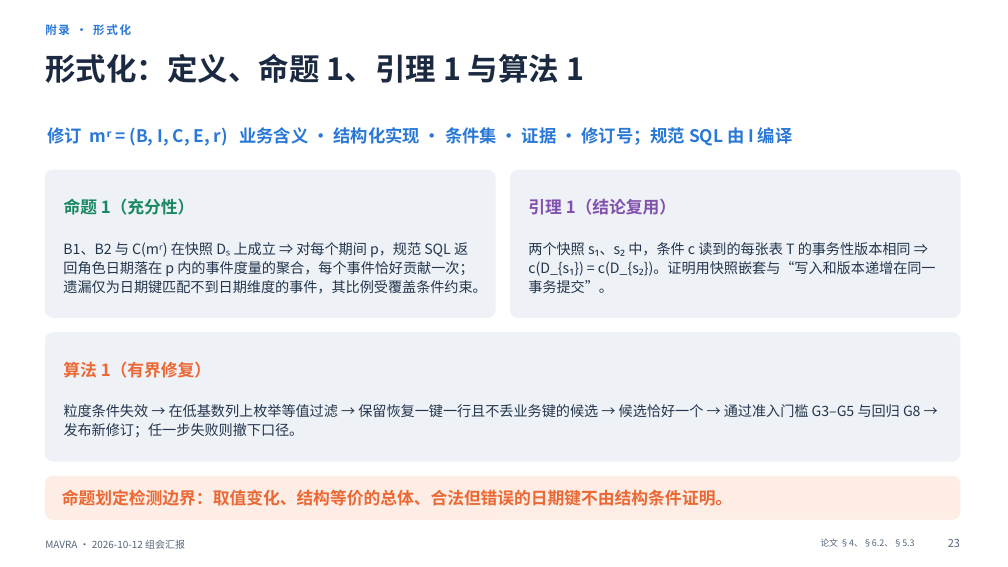
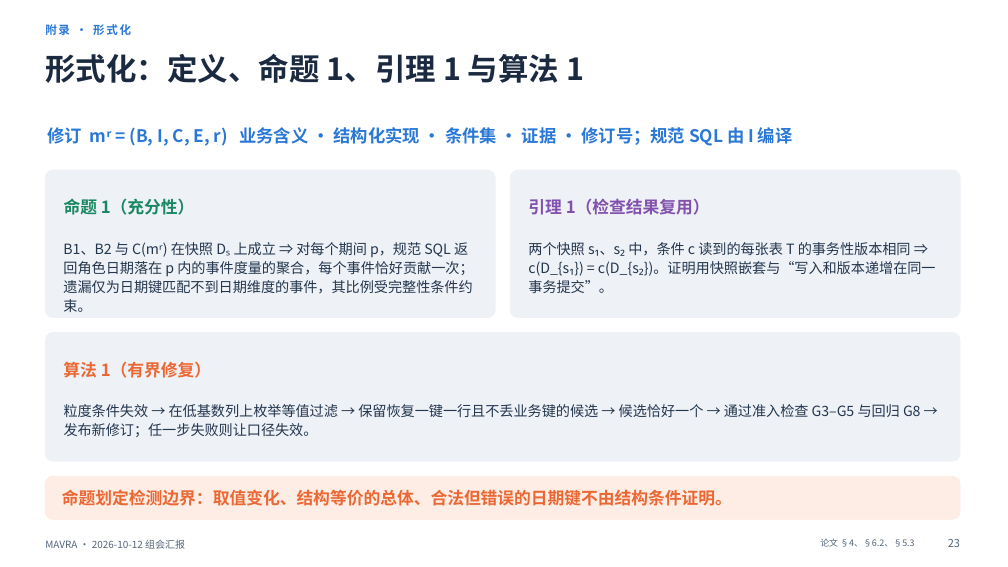
Before and after one commit to mmmttt000045/agent4db-adapter, a slide deck: slide 23 of docs/mavra-report-2026-10-12.pptx. Drawn at 1008x567 pixels with LibreOffice and Linux fonts; fonts in the diff are those of the drawing. Boxes give left, top, right and bottom in pixels: in the first picture for what was removed or moved away, otherwise in the second. Text is boxed around its words. In the diff, an @@ line names an element or a change of style, - is before the commit and + after.

```diff
--- a/docs/mavra-report-2026-10-12.pptx
+++ b/docs/mavra-report-2026-10-12.pptx
@@ text at (x1=528, y1=198, x2=710, y2=215): text changed @@
-引理 1（结论复用）
+引理 1（检查结果复用）
@@ text at (x1=63, y1=242, x2=473, y2=312): text changed @@
-B1、B2 与 C(mʳ) 在快照 Dₛ 上成立 ⇒ 对每个期间 p，规范 SQL 返回角色日期落在 p 内的事件度量的聚合，每个事件恰好贡献一次；遗漏仅为日期键匹配不到日期维度的事件，其比例受覆盖条件约束。
+B1、B2 与 C(mʳ) 在快照 Dₛ 上成立 ⇒ 对每个期间 p，规范 SQL 返回角色日期落在 p 内的事件度量的聚合，每个事件恰好贡献一次；遗漏仅为日期键匹配不到日期维度的事件，其比例受完整性条件约束。
@@ text at (x1=64, y1=404, x2=921, y2=437): text changed @@
-粒度条件失效 → 在低基数列上枚举等值过滤 → 保留恢复一键一行且不丢业务键的候选 → 候选恰好一个 → 通过准入门槛 G3–G5 与回归 G8 → 发布新修订；任一步失败则撤下口径。
+粒度条件失效 → 在低基数列上枚举等值过滤 → 保留恢复一键一行且不丢业务键的候选 → 候选恰好一个 → 通过准入检查 G3–G5 与回归 G8 → 发布新修订；任一步失败则让口径失效。
```
Also in this commit, not shown: 22 other slides changed, 2 other files.
